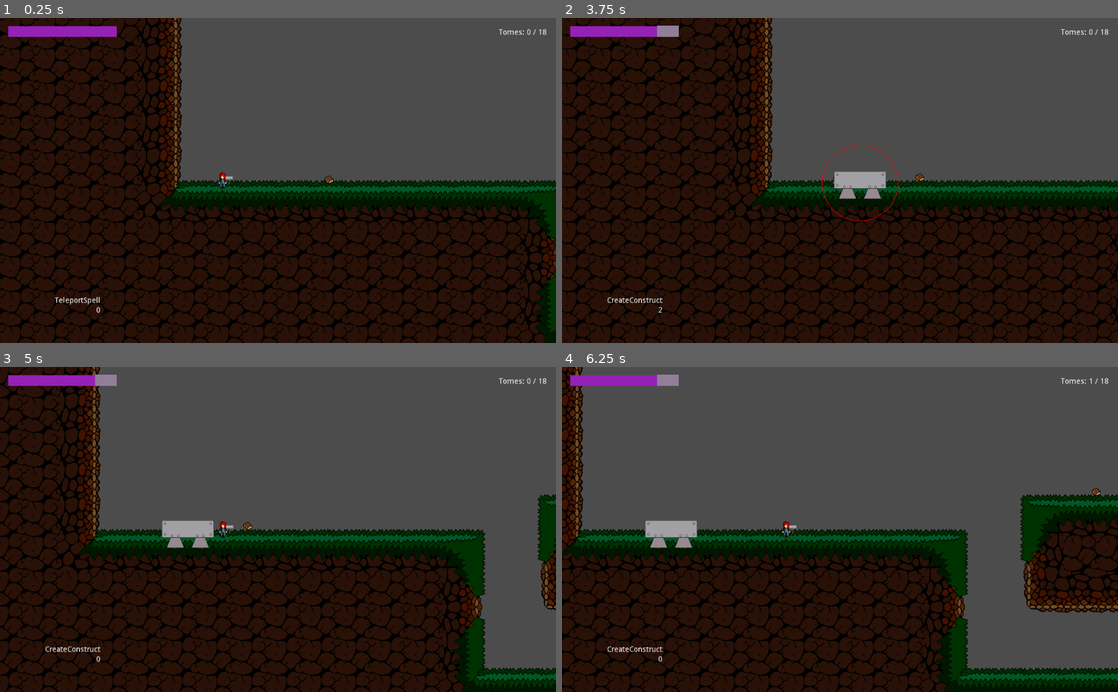
Above: before the commit, frames 1-4 (two rows, left to right).
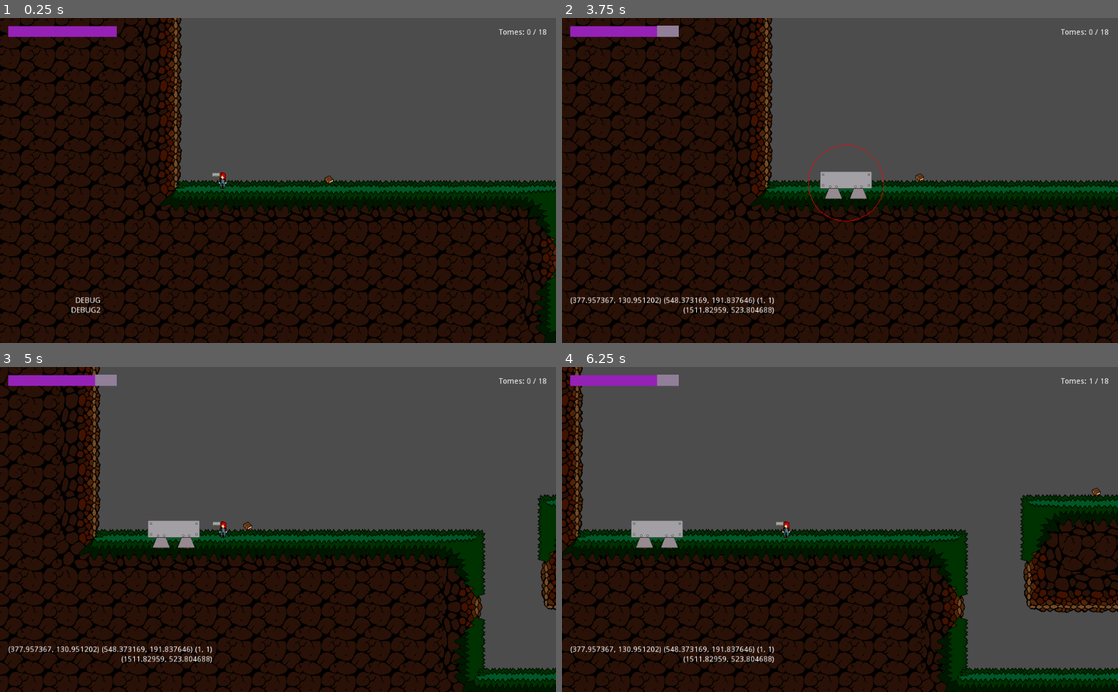
Above: after the commit, the same moments.

Repository: Jantho1990/Hammertime-Prototype
Game: Godot game, scene res://screens/GameScreen.tscn
The game is run twice, just before and just after one commit, with the same random seed, the same clock (stepped at 60 frames per second) and the same inputs.
Inputs (mouse positions are in pixels of both pictures, inside the frame that each line leads up to):
- Up to frame 1 (0.25 s): no input
- Up to frame 2 (3.75 s): tap Enter (ui_accept) at 0.5, 0.77 s; move the mouse to (962, 164) at 0.52 s; hold D (ui_right) 0.53-1.25 s; click (962, 164) at 0.6 s; drag from (728, 196) to (595, 31) at 1.27 s; move the mouse to (895, 109) at 2.02 s; hold A (ui_left) 2.03-2.75 s; tap Q (delete_construct) at 2.1 s; click (895, 109) at 2.17 s; drag from (812, 245) to (628, 34) at 2.77 s; move the mouse to (1006, 229) at 3.52 s; hold D (ui_right) from 3.53 s (still down); right-click (1006, 229) at 3.6 s; click (1006, 229) at 3.67 s
- Up to frame 3 (5 s): tap Enter (ui_accept) at 3.77 s; release D (ui_right) at 4.25 s; drag from (216, 532) to (105, 380) at 4.27 s
- Up to frame 4 (6.25 s): move the mouse to (867, 529) at 5.02 s; hold D (ui_right) 5.03-5.75 s; click (867, 529) at 5.1 s; drag from (756, 448) to (584, 484) at 5.77 s

The runs differ from the first frame. In frame 1, 0.2% of the frame differs, in the area x 9-42%, y 47-91%; in frame 2, 1.4%, in the area x 1-61%, y 39-92%; in frame 3, 1.2%; in frame 4, 1.2%.

Commit message:
working on fixing the hammer throw calculations

Diff:
--- a/entities/weapon/HammerWeapon.gd
+++ b/entities/weapon/HammerWeapon.gd
@@ -11,8 +11,8 @@
 
 var current_throw_state = throw_state.HOLDING setget set_throw_state
 
-var hold_offset = Vector2(12, 0)
-var dir = Vector2(1, 0)
+var hold_offset = Vector2(-12, -6)
+var dir = Vector2(1, 1)
 var throwing = false
 var returning = false
 var throw_acceleration = 1
@@ -40,9 +40,13 @@
 func _physics_process(delta):
   __delta = delta
   dir = parent.direction
+  if dir.y <= 0:
+    dir.y = 1
   cursor_position = get_local_mouse_position()
+  # cursor_position = get_global_mouse_position()
+  # GlobalSignal.dispatch('debug_label2', { 'text': dir })
   # GlobalSignal.dispatch('debug_label', { 'text': current_throw_state })
-  GlobalSignal.dispatch('debug_label2', { 'text': current_throw_state })
+  # GlobalSignal.dispatch('debug_label2', { 'text': current_throw_state })
   # GlobalSignal.dispatch('debug_label2', { 'text': $ThrowTween.is_active() })
   match current_throw_state:
     throw_state.THROWING:
@@ -93,9 +97,12 @@
 func throw_weapon():
   throwing = true
   throw_origin_position = global_position
-  thrown_dir = dir
+  thrown_dir = dir# * Vector2(-1, 1) # correct the x direction since dir is inverted
   throw_target_position.rotated(throw_target_position.angle() - throw_target_position.angle())
-  throw_target_position = (global_position + (Vector2(throw_range, 0) * dir)).rotated(position.angle_to(cursor_position))
+  # throw_target_position = (global_position + (Vector2(throw_range, 0) * thrown_dir)).rotated(global_position.angle_to_point(cursor_position))
+  var tvec = (position + cursor_position).clamped(throw_range)# * thrown_dir
+  throw_target_position = global_position + tvec
+  GlobalSignal.dispatch('debug_label', { 'text': String(tvec) + ' ' + String(cursor_position) + ' ' + String(thrown_dir) })
   GlobalSignal.dispatch('hammer_thrown', { 'hammer': self })
   calculate_motion()
   motion = move_and_slide(motion, UP)
@@ -106,7 +113,10 @@
 
 func calculate_motion():
   var motion_velocity = throw_max_speed * __delta
-  motion = (Vector2(throw_max_speed, 0) * thrown_dir).rotated(global_position.angle_to(throw_target_position))
+  # motion = (Vector2(throw_max_speed, 0)).rotated(global_position.angle_to_point(throw_target_position))
+  # motion = (position + (throw_target_position * thrown_dir)).clamped(throw_max_speed)
+  motion = position.direction_to(throw_target_position) * throw_max_speed
+  GlobalSignal.dispatch('debug_label2', { 'text': motion })
   throw_travel_distance = min(throw_travel_distance + (throw_max_speed * __delta), throw_range)
 
 func collision_detected():
@@ -174,6 +184,7 @@
 
 func update_position():
   position = hold_offset * dir
+  # position.y += sin(global.run_time / 0.1) * 4
 
 func set_throw_state(value):
   if throw_state.has(value):
--- a/systems/spellcaster/Spellcaster.gd
+++ b/systems/spellcaster/Spellcaster.gd
@@ -88,7 +88,7 @@
 func _physics_process(delta):
   # Called every frame. Delta is time since last frame.
   # Update game logic here.
-  GlobalSignal.dispatch('debug_label', { 'text': active_spell.name })
+  # GlobalSignal.dispatch('debug_label', { 'text': active_spell.name })
   recharge(delta)
   GlobalSignal.dispatch('energy_change', { 'energy': mana_current })
 
